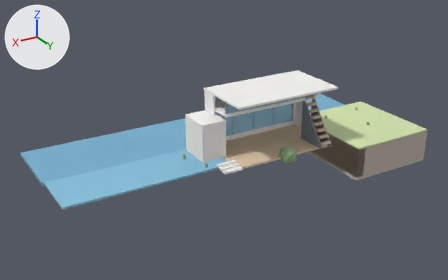
A saved change to the glTF model public/models/house.glb.
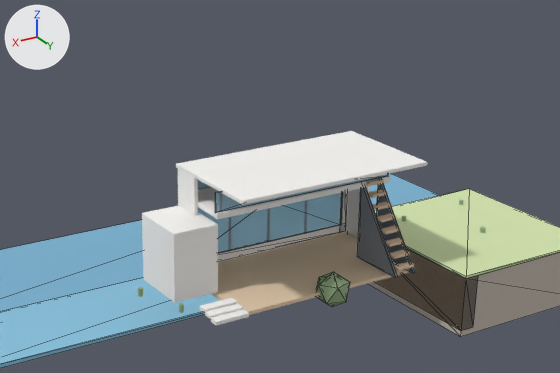
Each version appears first whole from a 50 mm camera at (19.5, 25.6, 14.7) aimed at (1.0, -5.3, -0.8), and next in a close-up on the part from 24% to 91% of the width and 0% to 72% of the height. Every picture has the same lights, and +X, +Y and +Z are marked at upper left. The first two pictures are the older version. The close-ups show mesh edges as thin lines. Vertices at exactly the same position are counted once.

The older version as bpy lines, for what is in view:
```python
ob_bush_crown_0 = bpy.data.objects.new('BUSH_CROWN_0', me_geo_bush_crown_0)
ob_bush_crown_0.location = (0.0, 0.0, 0.0)
ob_bush_crown_1 = bpy.data.objects.new('BUSH_CROWN_1', me_geo_bush_crown_1)
ob_bush_crown_1.location = (0.0, 0.0, 0.0)
ob_bush_crown_2 = bpy.data.objects.new('BUSH_CROWN_2', me_geo_bush_crown_2)
ob_bush_crown_2.location = (0.0, 0.0, 0.0)
ob_bush_crown_3 = bpy.data.objects.new('BUSH_CROWN_3', me_geo_bush_crown_3)
ob_bush_crown_3.location = (0.0, 0.0, 0.0)
ob_bush_crown_4 = bpy.data.objects.new('BUSH_CROWN_4', me_geo_bush_crown_4)
ob_bush_crown_4.location = (0.0, 0.0, 0.0)
ob_cliff_face = bpy.data.objects.new('CLIFF_FACE', me_cliff_face)
ob_cliff_face.location = (0.0, 0.0, 0.0)
# also in view: 'SLAB_BEAM' at (0.0, -1.5, 2.5); 'SEA' at (0.0, -5.4, -1.8); 'CLIFF_TOP' at (-6.8, -1.5, 0.0); 'RIGHT_PIER' at (-3.3, -3.1, 1.7); 'STAIR_SIDE_L' at (-2.2, -0.6, 1.3)
```
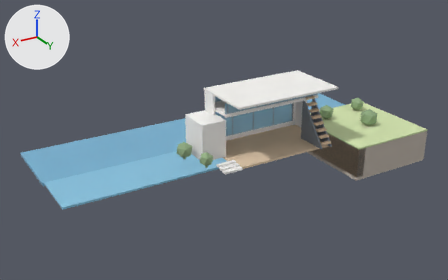
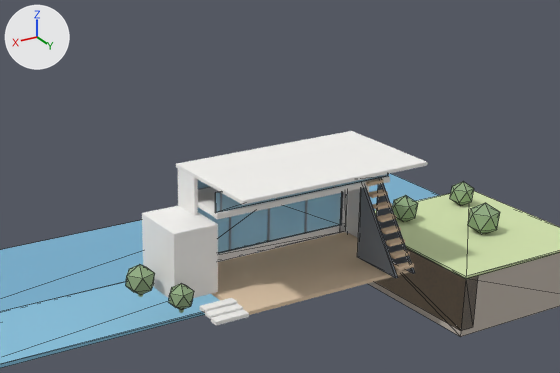
Location of each change, (x1, y1, x2, y2) in pixels of the close-ups (560 x 373 px):
```json
{"object": "BUSH_CROWN_3", "change": "moved", "before": [317, 272, 350, 306], "after": [468, 203, 500, 234]}
{"object": "BUSH_CROWN_0", "change": "moved", "after": [126, 264, 155, 294], "on screen": "not visible before"}
{"object": "BUSH_CROWN_2", "change": "moved", "after": [392, 195, 418, 222], "on screen": "not visible before"}
{"object": "BUSH_CROWN_1", "change": "moved", "after": [169, 284, 194, 309], "on screen": "not visible before"}
{"object": "BUSH_CROWN_4", "change": "moved", "after": [450, 182, 474, 205], "on screen": "not visible before"}
```

Scene script edits in JSON lines:
```json
{"block": "me_geo_bush_crown_0", "where": "# used by ob_bush_crown_0; location = (0.0, 0.0, 0.0)"}
{"op": "remove", "block": "me_geo_bush_crown_0", "code": "me_geo_bush_crown_0.from_pydata(...)  # 12 vertices, 20 faces; spans x -0.447..0.447, y -0.425..0.425, z -0.5..0.5"}
{"op": "add", "block": "me_geo_bush_crown_0", "code": "me_geo_bush_crown_0.from_pydata(...)  # 12 vertices, 20 faces; spans x 4.753..5.647, y -3.025..-2.175, z 0.025..1.025"}
{"block": "me_geo_bush_crown_0", "change": "me_geo_bush_crown_0 part 1: the whole mesh is moved by (5.2, -2.6, 0.525)"}
{"block": "me_geo_bush_crown_1", "where": "# used by ob_bush_crown_1; location = (0.0, 0.0, 0.0)"}
{"op": "remove", "block": "me_geo_bush_crown_1", "code": "me_geo_bush_crown_1.from_pydata(...)  # 12 vertices, 20 faces; spans x -0.376..0.376, y -0.357..0.357, z -0.42..0.42"}
{"op": "add", "block": "me_geo_bush_crown_1", "code": "me_geo_bush_crown_1.from_pydata(...)  # 12 vertices, 20 faces; spans x 4.324..5.076, y -1.357..-0.643, z 0.061..0.901"}
{"block": "me_geo_bush_crown_1", "change": "me_geo_bush_crown_1 part 2: the whole mesh is moved by (4.7, -1.0, 0.481)"}
{"block": "me_geo_bush_crown_2", "where": "# used by ob_bush_crown_2; location = (0.0, 0.0, 0.0)"}
{"op": "remove", "block": "me_geo_bush_crown_2", "code": "me_geo_bush_crown_2.from_pydata(...)  # 12 vertices, 20 faces; spans x -0.447..0.447, y -0.425..0.425, z -0.5..0.5"}
{"op": "add", "block": "me_geo_bush_crown_2", "code": "me_geo_bush_crown_2.from_pydata(...)  # 12 vertices, 20 faces; spans x -5.847..-4.953, y -3.625..-2.775, z 0.025..1.025"}
{"block": "me_geo_bush_crown_2", "change": "me_geo_bush_crown_2 part 3: the whole mesh is moved by (-5.4, -3.2, 0.525)"}
{"block": "me_geo_bush_crown_3", "where": "# used by ob_bush_crown_3; location = (0.0, 0.0, 0.0)"}
{"op": "remove", "block": "me_geo_bush_crown_3", "code": "me_geo_bush_crown_3.from_pydata(...)  # 12 vertices, 20 faces; spans x -0.519..0.519, y -0.493..0.493, z -0.58..0.58"}
{"op": "add", "block": "me_geo_bush_crown_3", "code": "me_geo_bush_crown_3.from_pydata(...)  # 12 vertices, 20 faces; spans x -7.519..-6.481, y -1.493..-0.507, z -0.011..1.149"}
{"block": "me_geo_bush_crown_3", "change": "me_geo_bush_crown_3 part 4: the whole mesh is moved by (-7.0, -1.0, 0.569)"}
{"block": "me_geo_bush_crown_4", "where": "# used by ob_bush_crown_4; location = (0.0, 0.0, 0.0)"}
{"op": "remove", "block": "me_geo_bush_crown_4", "code": "me_geo_bush_crown_4.from_pydata(...)  # 12 vertices, 20 faces; spans x -0.411..0.411, y -0.391..0.391, z -0.46..0.46"}
{"op": "add", "block": "me_geo_bush_crown_4", "code": "me_geo_bush_crown_4.from_pydata(...)  # 12 vertices, 20 faces; spans x -8.611..-7.789, y -3.791..-3.009, z 0.043..0.963"}
{"block": "me_geo_bush_crown_4", "change": "me_geo_bush_crown_4 part 5: the whole mesh is moved by (-8.2, -3.4, 0.503)"}
```
